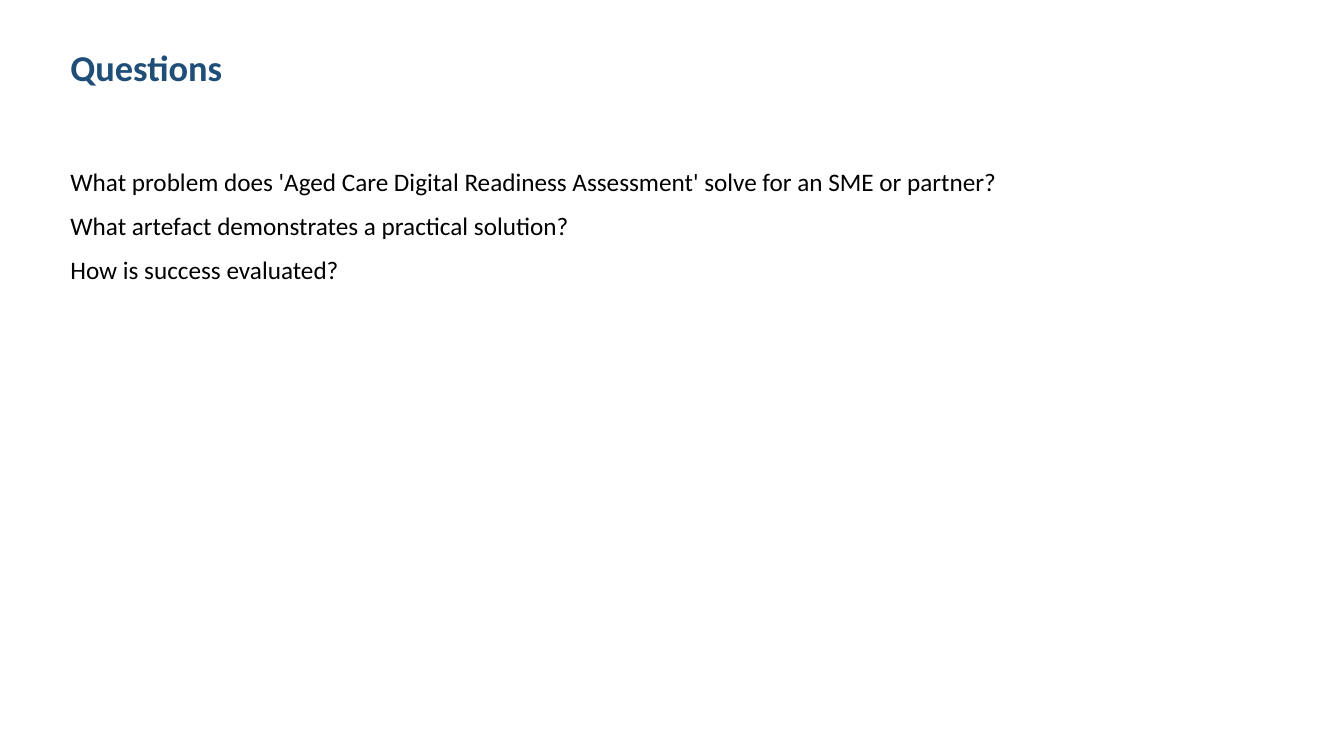
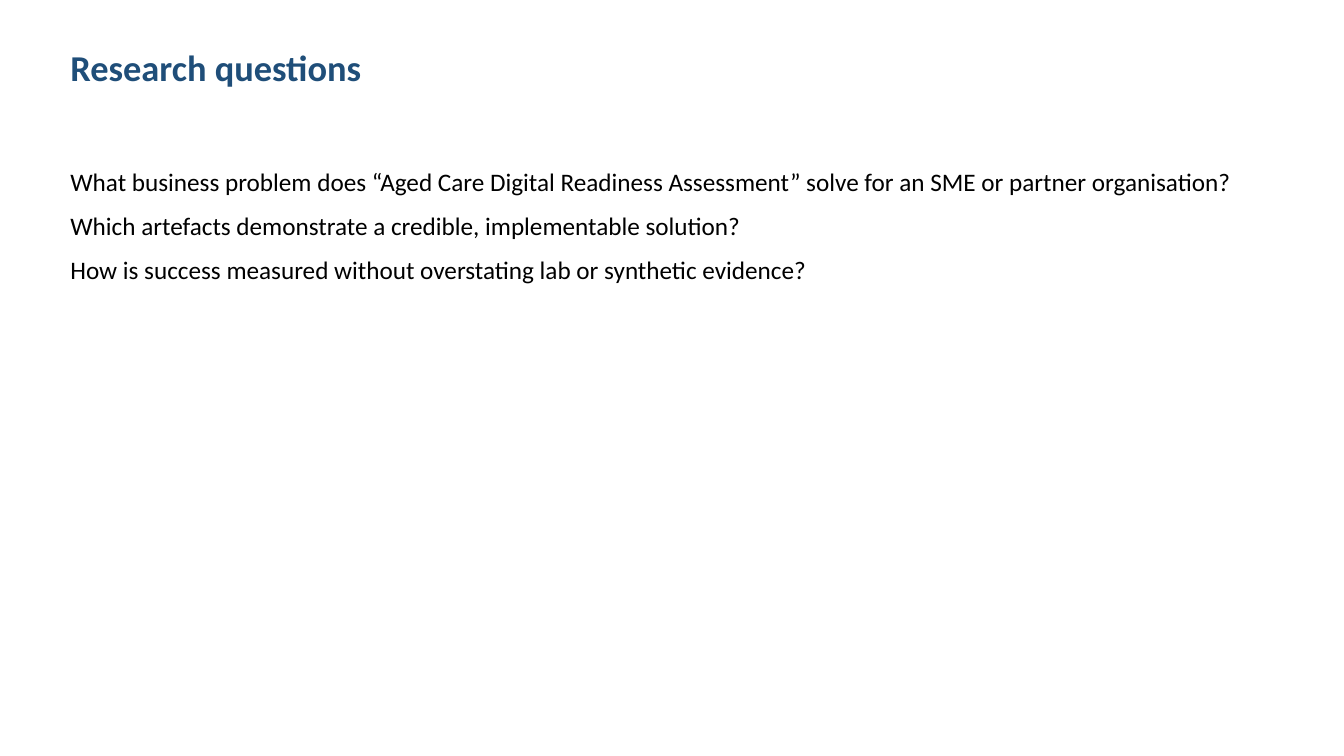
Before and after one commit to shohrabniaz/aged-care-digital-readiness-assessment, a slide deck: slide 2 of Final_Submission/02_Presentation.pptx. Drawn at 1344x756 pixels with LibreOffice and Linux fonts; fonts in the diff are those of the drawing. Boxes give left, top, right and bottom in pixels: in the first picture for what was removed or moved away, otherwise in the second. Text is boxed around its words. In the diff, an @@ line names an element or a change of style, - is before the commit and + after.

Commit message:
Polish portfolio pack for professional showcase readiness.

```diff
--- a/Final_Submission/02_Presentation.pptx
+++ b/Final_Submission/02_Presentation.pptx
@@ text at bbox=[70, 55, 361, 87]: text changed @@
-Questions
+Research questions
@@ text at bbox=[70, 173, 1230, 284]: text changed @@
-What problem does 'Aged Care Digital Readiness Assessment' solve for an SME or partner?
-What artefact demonstrates a practical solution?
-How is success evaluated?
+What business problem does “Aged Care Digital Readiness Assessment” solve for an SME or partner organisation?
+Which artefacts demonstrate a credible, implementable solution?
+How is success measured without overstating lab or synthetic evidence?
```
Also in this commit, not shown: 3 other slides changed, 12 other files.
